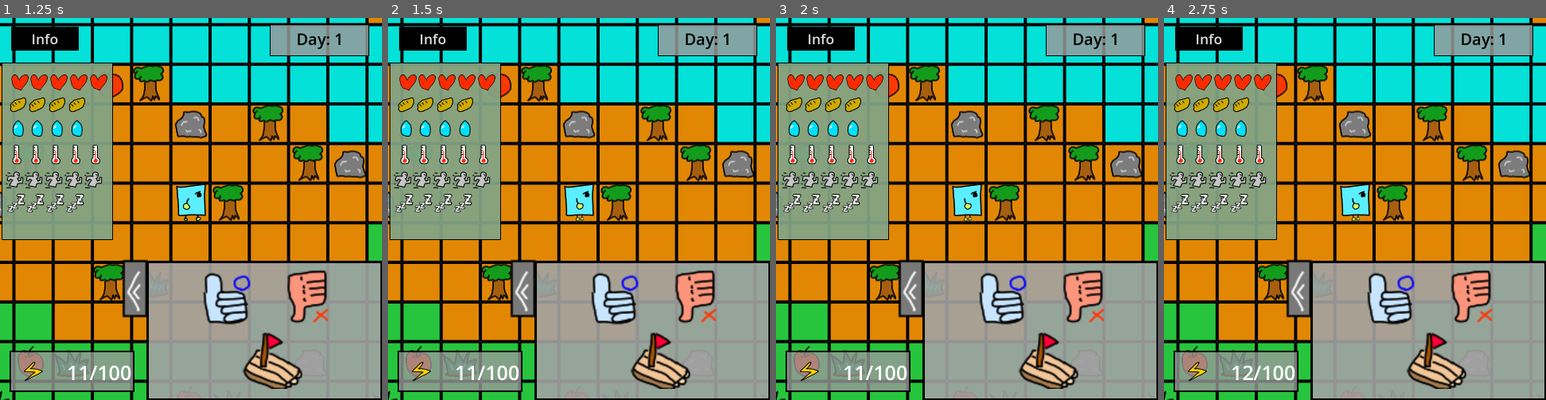
Above: before the commit, frames 1-4 (left to right).
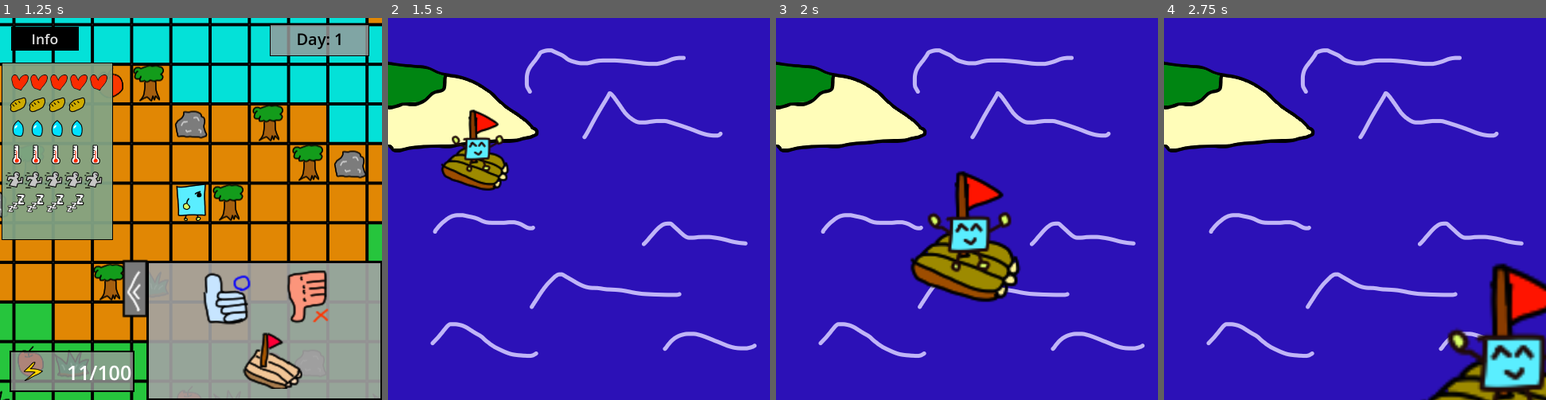
Above: after the commit, the same moments.

Repository: K16858/rl-survival
Game: Godot game, scene res://scene/main.tscn
The game is run twice, just before and just after one commit, with the same random seed, the same clock (stepped at 60 frames per second) and the same inputs.
Inputs (mouse positions are in pixels of both pictures, inside the frame that each line leads up to):
- Up to frame 1 (1.25 s): click (374, 289) at 0.5 s
- Up to frame 2 (1.5 s): click (663, 357) at 1.25 s
- Up to frame 3 (2 s): no input
- Up to frame 4 (2.75 s): click (1389, 300) at 2.02 s

Frame 1 is identical in both runs. In frame 2, 100% of the frame differs, in the area x 0-100%, y 0-100%; in frame 3, 100%; in frame 4, 100%.
Error in both runs: Invalid access to property or key 'next' on a base object of type 'Nil'. (res://script/player/player.gd:48)

Commit message:
ゲームクリア

Diff:
--- a/godot/component/UI/menu.gd
+++ b/godot/component/UI/menu.gd
@@ -19,3 +19,7 @@
 		var tween = self.create_tween()
 		tween.tween_property(self, "position", CLOSE_POSITION, 0.2)
 		is_opend = false
+
+
+func _on_escape_pressed():
+	SceneManager.change_scene("game_clear")
--- a/godot/component/UI/menu.tscn
+++ b/godot/component/UI/menu.tscn
@@ -61,3 +61,4 @@
 texture_normal = ExtResource("5_dba25")
 
 [connection signal="pressed" from="Panel/OpenButton" to="." method="_on_open_button_pressed"]
+[connection signal="pressed" from="Panel/Escape" to="." method="_on_escape_pressed"]
--- /dev/null
+++ b/godot/scene/GameClear.tscn
@@ -0,0 +1,114 @@
+[gd_scene load_steps=8 format=3 uid="uid://ya8iv5srt132"]
+
+[ext_resource type="Texture2D" uid="uid://d05vbfuoxe52m" path="res://assets/img/effect/escape_island.png" id="1_n8ubk"]
+[ext_resource type="Script" uid="uid://bichxivrv8i2y" path="res://script/game_clear.gd" id="1_x3iad"]
+[ext_resource type="Texture2D" uid="uid://6xtg6jj12hjm" path="res://assets/img/bot_and_boat.png" id="2_x3iad"]
+[ext_resource type="Texture2D" uid="uid://civxss5ikxj5" path="res://assets/img/effect/win.png" id="4_t8lml"]
+
+[sub_resource type="Animation" id="Animation_x3iad"]
+resource_name = "win"
+length = 2.0
+tracks/0/type = "value"
+tracks/0/imported = false
+tracks/0/enabled = true
+tracks/0/path = NodePath("BotAndBoat:position")
+tracks/0/interp = 1
+tracks/0/loop_wrap = true
+tracks/0/keys = {
+"times": PackedFloat32Array(0, 1.96667),
+"transitions": PackedFloat32Array(1, 1),
+"update": 0,
+"values": [Vector2(73, 126), Vector2(585, 531)]
+}
+tracks/1/type = "value"
+tracks/1/imported = false
+tracks/1/enabled = true
+tracks/1/path = NodePath("BotAndBoat:scale")
+tracks/1/interp = 1
+tracks/1/loop_wrap = true
+tracks/1/keys = {
+"times": PackedFloat32Array(0, 2),
+"transitions": PackedFloat32Array(1, 1),
+"update": 0,
+"values": [Vector2(1, 1), Vector2(4, 4)]
+}
+tracks/2/type = "method"
+tracks/2/imported = false
+tracks/2/enabled = true
+tracks/2/path = NodePath(".")
+tracks/2/interp = 1
+tracks/2/loop_wrap = true
+tracks/2/keys = {
+"times": PackedFloat32Array(1.96667),
+"transitions": PackedFloat32Array(1),
+"values": [{
+"args": [],
+"method": &"anim_finished"
+}]
+}
+
+[sub_resource type="Animation" id="Animation_t8lml"]
+length = 0.001
+tracks/0/type = "value"
+tracks/0/imported = false
+tracks/0/enabled = true
+tracks/0/path = NodePath("BotAndBoat:position")
+tracks/0/interp = 1
+tracks/0/loop_wrap = true
+tracks/0/keys = {
+"times": PackedFloat32Array(0),
+"transitions": PackedFloat32Array(1),
+"update": 0,
+"values": [Vector2(73, 126)]
+}
+tracks/1/type = "value"
+tracks/1/imported = false
+tracks/1/enabled = true
+tracks/1/path = NodePath("BotAndBoat:scale")
+tracks/1/interp = 1
+tracks/1/loop_wrap = true
+tracks/1/keys = {
+"times": PackedFloat32Array(0),
+"transitions": PackedFloat32Array(1),
+"update": 0,
+"values": [Vector2(1, 1)]
+}
+
+[sub_resource type="AnimationLibrary" id="AnimationLibrary_543jd"]
+_data = {
+&"RESET": SubResource("Animation_t8lml"),
+&"win": SubResource("Animation_x3iad")
+}
+
+[node name="GameClear" type="Node2D"]
+script = ExtResource("1_x3iad")
+
+[node name="EscapeIsland" type="Sprite2D" parent="."]
+position = Vector2(240, 240)
+texture = ExtResource("1_n8ubk")
+
+[node name="BotAndBoat" type="Sprite2D" parent="."]
+position = Vector2(73, 126)
+texture = ExtResource("2_x3iad")
+
+[node name="AnimationPlayer" type="AnimationPlayer" parent="."]
+libraries = {
+&"": SubResource("AnimationLibrary_543jd")
+}
+
+[node name="Win" type="Sprite2D" parent="."]
+visible = false
+position = Vector2(228, 181)
+texture = ExtResource("4_t8lml")
+
+[node name="Button" type="Button" parent="."]
+visible = false
+offset_left = 145.0
+offset_top = 361.0
+offset_right = 341.0
+offset_bottom = 411.0
+theme_override_font_sizes/font_size = 30
+text = "Go Back Title
+"
+
+[connection signal="pressed" from="Button" to="." method="_on_button_pressed"]
--- /dev/null
+++ b/godot/script/game_clear.gd
@@ -0,0 +1,14 @@
+extends Node2D
+
+func _ready():
+	$AnimationPlayer.play("win")
+	$Win.visible = false
+	$Button.visible = false
+
+
+func anim_finished():
+	$Win.visible = true
+	$Button.visible = true
+
+func _on_button_pressed():
+	pass # Replace with function body.
--- a/godot/script/util/scene_manager.gd
+++ b/godot/script/util/scene_manager.gd
@@ -1,7 +1,8 @@
 extends Node
 
 var scene_dictionary:Dictionary[String,PackedScene] = {
-	"main":preload("res://scene/main.tscn")
+	"main":preload("res://scene/main.tscn"),
+	"game_clear":preload("res://scene/GameClear.tscn")
 }
 
 func change_scene(key:String):
Binary file added: godot/assets/img/effect/escape_island.png
Not shown, added: godot/assets/img/effect/escape_island.png.import
Binary file added: godot/assets/img/effect/win.png
Not shown, added: godot/assets/img/effect/win.png.import
Not shown, added: godot/script/game_clear.gd.uid
